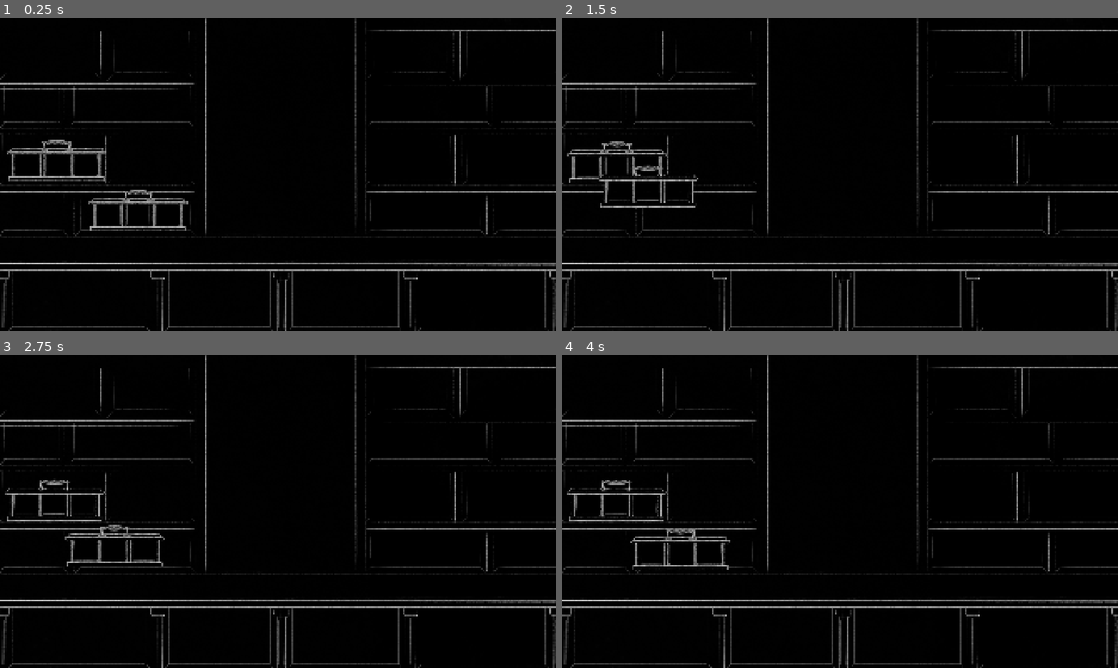
Above: before the commit, frames 1-4 (two rows, left to right).
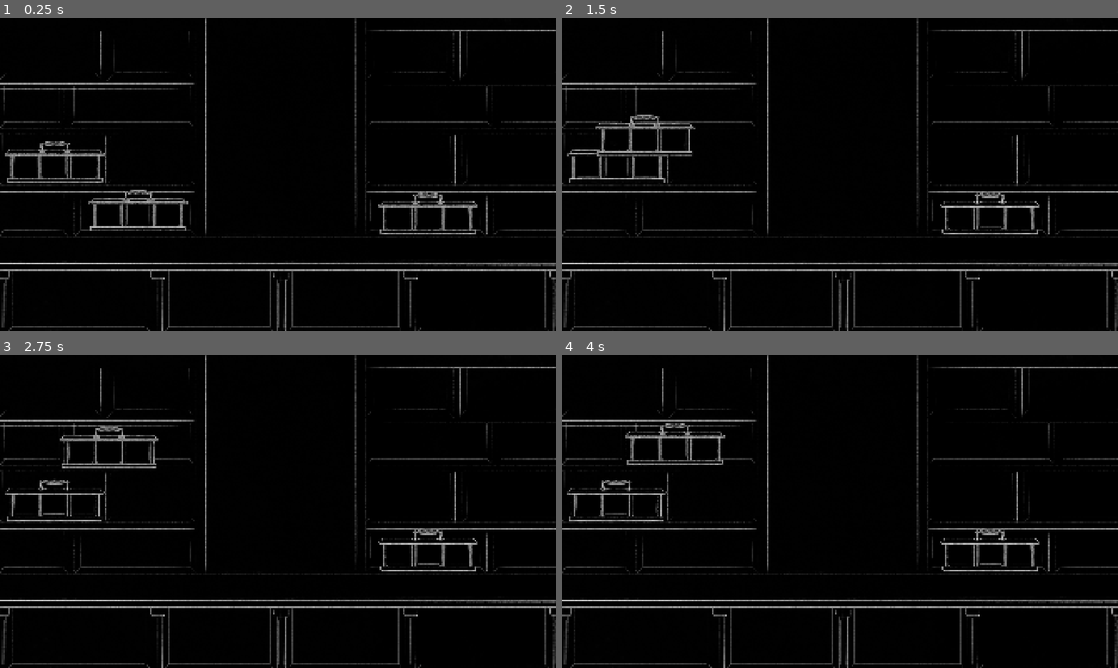
Above: after the commit, the same moments.

Repository: MarkusSecundus/Gamestudies-Experiment
Game: Godot game, scene res://scenes/MainScene.tscn
The game is run twice, just before and just after one commit, with the same random seed, the same clock (stepped at 60 frames per second) and the same inputs. Sound files missing from this copy of the repository are replaced by a short silence.
Inputs (mouse positions are in pixels of both pictures, inside the frame that each line leads up to):
- Up to frame 1 (0.25 s): no input
- Up to frame 2 (1.5 s): drag from (701, 193) to (617, 143) at 0.52 s; drag from (639, 161) to (812, 237) at 1.27 s
- Up to frame 3 (2.75 s): move the mouse to (333, 442) at 2.02 s; click (333, 442) at 2.17 s
- Up to frame 4 (4 s): drag from (812, 574) to (678, 527) at 2.77 s; move the mouse to (1006, 558) at 3.52 s; click (1006, 558) at 3.67 s

The runs differ from the first frame. In frame 1, 1.8% of the frame differs, in the area x 0-86%, y 38-70%; in frame 2, 2.2%, in the area x 6-86%, y 30-70%; in frame 3, 2.0%; in frame 4, 2.1%.

Commit message:
minor fix

Diff:
--- a/scenes/MainScene.tscn
+++ b/scenes/MainScene.tscn
@@ -159,6 +159,48 @@
 [node name="Right" type="Node2D" parent="PlacementLocations/P14"]
 position = Vector2(321, 0)
 
+[node name="P16" type="Node2D" parent="PlacementLocations"]
+position = Vector2(1712, 742)
+script = ExtResource("1_kik7w")
+
+[node name="Right" type="Node2D" parent="PlacementLocations/P16"]
+position = Vector2(219, 0)
+
+[node name="MainShelf" type="Node2D" parent="PlacementLocations"]
+position = Vector2(3, 826)
+script = ExtResource("1_kik7w")
+
+[node name="Right" type="Node2D" parent="PlacementLocations/MainShelf"]
+position = Vector2(1934, 0)
+
+[node name="P17" type="Node2D" parent="PlacementLocations"]
+position = Vector2(35, 1088)
+script = ExtResource("1_kik7w")
+
+[node name="Right" type="Node2D" parent="PlacementLocations/P17"]
+position = Vector2(481, 0)
+
+[node name="P18" type="Node2D" parent="PlacementLocations"]
+position = Vector2(571, 1088)
+script = ExtResource("1_kik7w")
+
+[node name="Right" type="Node2D" parent="PlacementLocations/P18"]
+position = Vector2(372, 0)
+
+[node name="P19" type="Node2D" parent="PlacementLocations"]
+position = Vector2(1000, 1088)
+script = ExtResource("1_kik7w")
+
+[node name="Right" type="Node2D" parent="PlacementLocations/P19"]
+position = Vector2(382, 0)
+
+[node name="P20" type="Node2D" parent="PlacementLocations"]
+position = Vector2(1451, 1088)
+script = ExtResource("1_kik7w")
+
+[node name="Right" type="Node2D" parent="PlacementLocations/P20"]
+position = Vector2(443, 0)
+
 [node name="P15" type="Node2D" parent="PlacementLocations"]
 position = Vector2(1273, 742)
 script = ExtResource("1_kik7w")
@@ -166,48 +208,6 @@
 [node name="Right" type="Node2D" parent="PlacementLocations/P15"]
 position = Vector2(395, 0)
 
-[node name="P16" type="Node2D" parent="PlacementLocations"]
-position = Vector2(1712, 742)
-script = ExtResource("1_kik7w")
-
-[node name="Right" type="Node2D" parent="PlacementLocations/P16"]
-position = Vector2(219, 0)
-
-[node name="MainShelf" type="Node2D" parent="PlacementLocations"]
-position = Vector2(3, 826)
-script = ExtResource("1_kik7w")
-
-[node name="Right" type="Node2D" parent="PlacementLocations/MainShelf"]
-position = Vector2(1934, 0)
-
-[node name="P17" type="Node2D" parent="PlacementLocations"]
-position = Vector2(35, 1088)
-script = ExtResource("1_kik7w")
-
-[node name="Right" type="Node2D" parent="PlacementLocations/P17"]
-position = Vector2(481, 0)
-
-[node name="P18" type="Node2D" parent="PlacementLocations"]
-position = Vector2(571, 1088)
-script = ExtResource("1_kik7w")
-
-[node name="Right" type="Node2D" parent="PlacementLocations/P18"]
-position = Vector2(372, 0)
-
-[node name="P19" type="Node2D" parent="PlacementLocations"]
-position = Vector2(1000, 1088)
-script = ExtResource("1_kik7w")
-
-[node name="Right" type="Node2D" parent="PlacementLocations/P19"]
-position = Vector2(382, 0)
-
-[node name="P20" type="Node2D" parent="PlacementLocations"]
-position = Vector2(1451, 1088)
-script = ExtResource("1_kik7w")
-
-[node name="Right" type="Node2D" parent="PlacementLocations/P20"]
-position = Vector2(443, 0)
-
 [node name="Mockup" type="TextureRect" parent="."]
 layout_mode = 1
 anchors_preset = -1
@@ -222,7 +222,7 @@
 position = Vector2(476, 627)
 
 [node name="EyeHolder3" parent="." instance=ExtResource("39_f4jp2")]
-position = Vector2(201, 455)
+position = Vector2(188, 462)
 
 [node name="BigEyeShowcase" type="Control" parent="."]
 visible = false
@@ -749,7 +749,6 @@
 region_rect = Rect2(1376.6321, 969.89624, 1085.3711, 1069.0906)
 
 [node name="EyeHolder" parent="." instance=ExtResource("39_f4jp2")]
-visible = false
 position = Vector2(1477, 644)
 
 [connection signal="input_event" from="BigEyeShowcase/BigEye/Area2D" to="BigEyeShowcase/BigEye" method="_on_area_2d_input_event"]
--- a/scripts/PlacementLocation.gd
+++ b/scripts/PlacementLocation.gd
@@ -41,7 +41,7 @@
 
 func place(obj: Grabbable, segment_idx: int, left: Vector2, right: Vector2)->void:
 	var og_segment := segments[segment_idx]
-	print("Placing {0} to interval <{1},{2}> of {3}".format([obj, left, right, og_segment]))
+	#print("Placing {0} to interval <{1},{2}> of {3}".format([obj, left, right, og_segment]))
 	if not og_segment.is_empty: ErrorUtils.report_error("{0}.. Attempting to populate a segment (<{1},{2}>) by {3}, but it's already occupied by {4}".format([self, left, right, obj, og_segment.inhabitant]))
 	if not GeometryUtils.epsilon_equals2D(left, og_segment.left):
 		segments.insert(segment_idx, Segment.new(self, og_segment.left, left, null))
--- a/scripts/PlacementLocations.gd
+++ b/scripts/PlacementLocations.gd
@@ -20,6 +20,7 @@
 	var best_segment_idx : int = -1
 	var best_left : Vector2 = Vector2.ZERO
 	var best_right : Vector2 = Vector2.ZERO
+	var best_is_down : bool = false
 
 	for loc in _locations:
 		for segment_idx in loc.segments.size():
@@ -31,6 +32,8 @@
 			var closest_point_on_grabbable := closest_points[0]
 			var closest_point_on_segment := closest_points[1]
 			var distance := closest_point_on_grabbable.distance_to(closest_point_on_segment)
+			var current_is_down :bool = closest_point_on_grabbable.y >= closest_point_on_segment.y
+			if not current_is_down: distance += 30.0
 			if distance >= best_distance: continue
 
 			var closest_left := Geometry2D.get_closest_point_to_segment(left, segment.left, segment.right)
